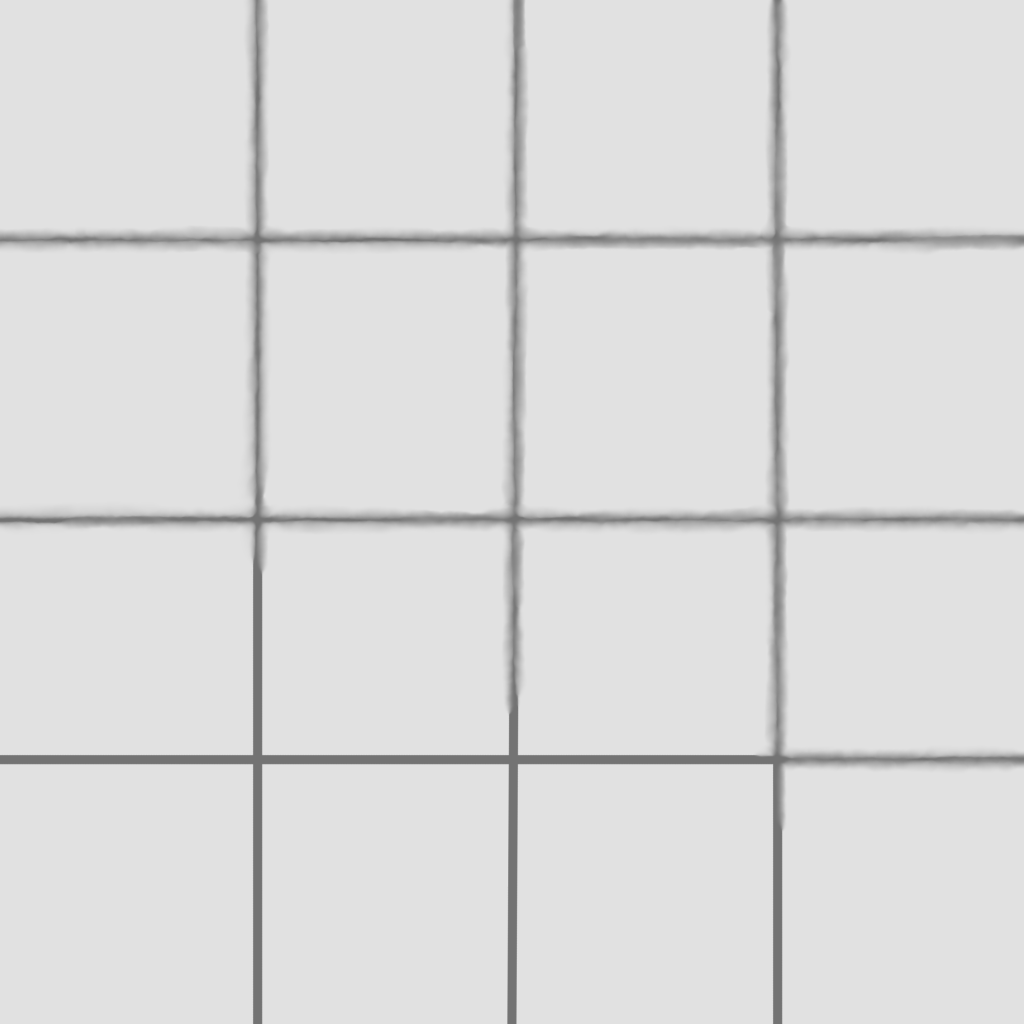
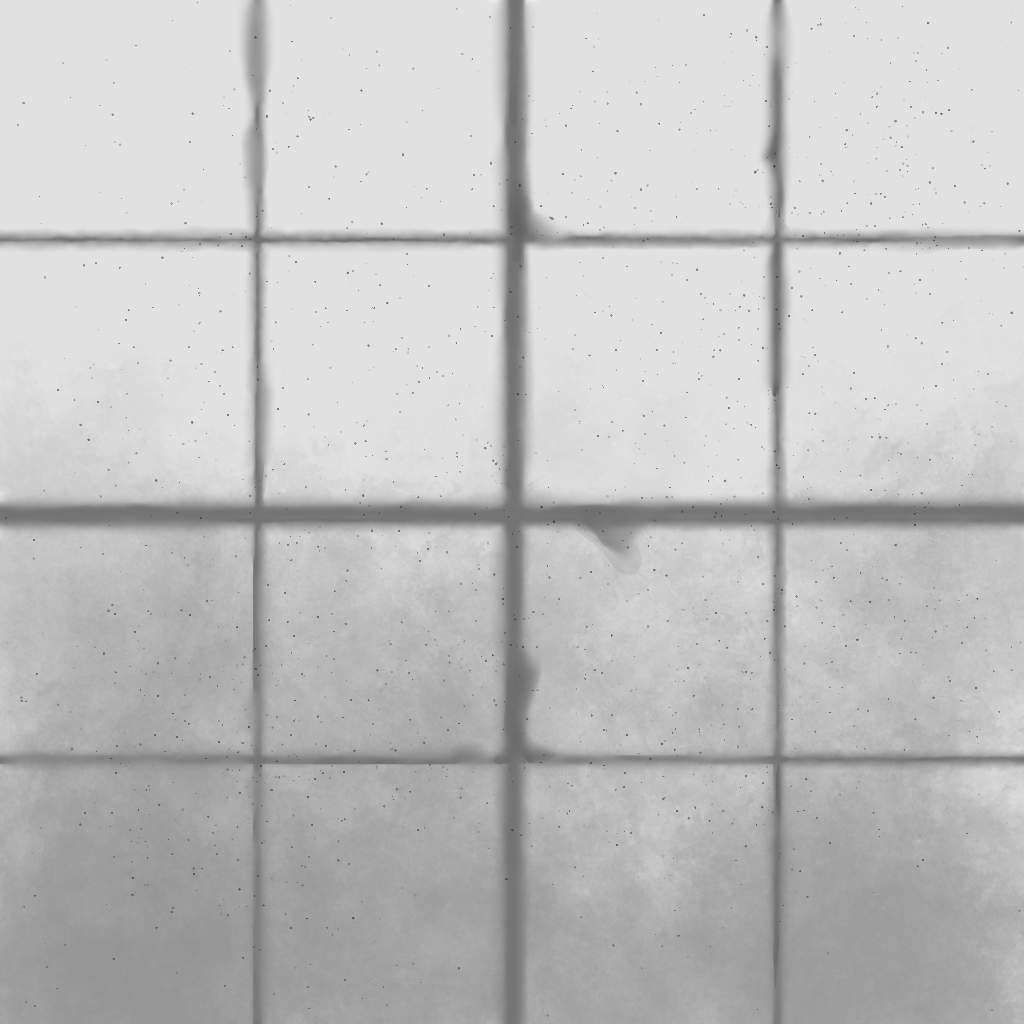
Revision of a layered 1024 x 1024 image; what changed, layer by layer:
added layer "Paint Layer 4" (46%) above "Paint Layer 3" over (x1=0, y1=0, x2=1024, y2=1024)
added layer "Paint Layer 3" (74%) above "Paint Layer 2" over (x1=0, y1=192, x2=1024, y2=1024)
painted on "Paint Layer 2" over (x1=0, y1=0, x2=1024, y2=1024)
painted on "Paint Layer 1" over (x1=0, y1=0, x2=1024, y2=1024)
